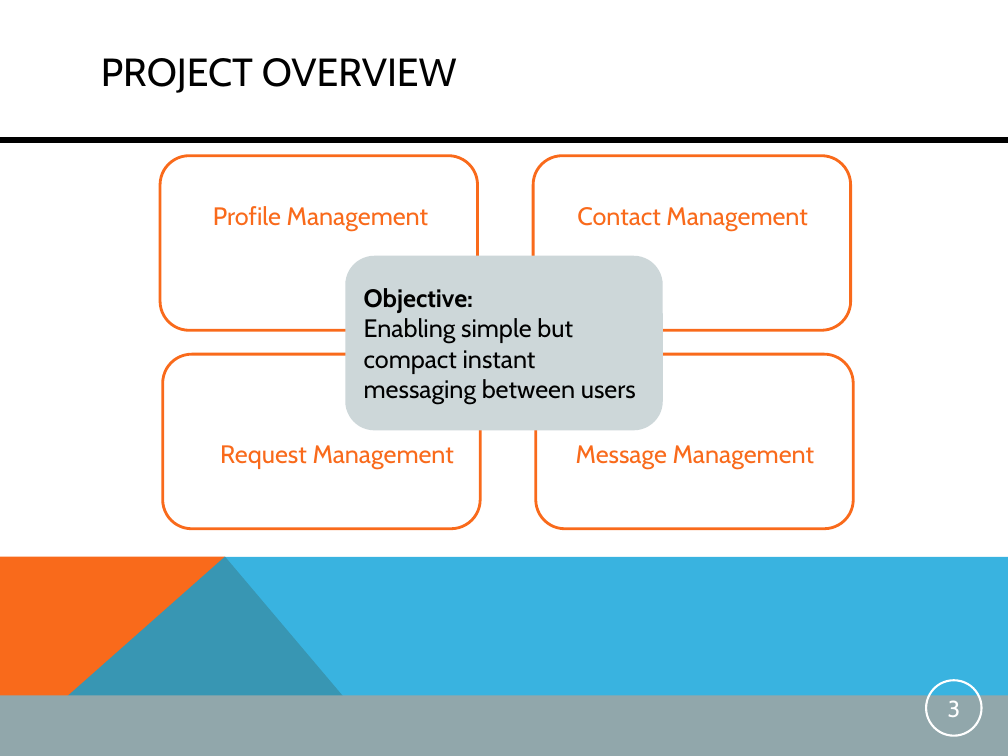
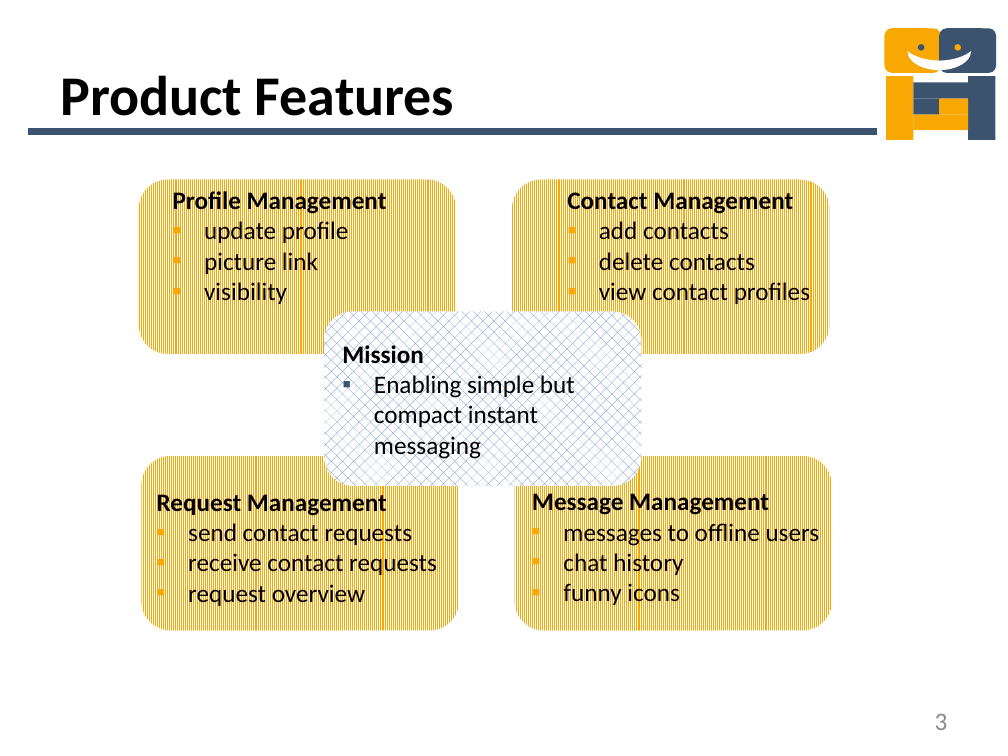
Before and after one commit to mdger/UGNM_Instantmessaging, a slide deck: slide 3 of UGNM_Instantmessaging/doc/PresentationIM.pptx. Drawn at 1008x756 pixels with LibreOffice and Linux fonts; fonts in the diff are those of the drawing. Boxes give left, top, right and bottom in pixels: in the first picture for what was removed or moved away, otherwise in the second. Text is boxed around its words. In the diff, an @@ line names an element or a change of style, - is before the commit and + after.

```diff
--- a/UGNM_Instantmessaging/doc/PresentationIM.pptx
+++ b/UGNM_Instantmessaging/doc/PresentationIM.pptx
@@ title removed at [101, 58, 457, 93] @@
-PROJECT OVERVIEW
@@ group added at [885, 28, 996, 139]: 6 rectangles, 2 rounded rectangles, 2 ellipses, 1 moon @@
@@ title added at [60, 75, 454, 116], 40 pt, text #000000, bold @@
+Product Features
@@ line moved from (0, 140) - (1008, 140) to (28, 132) - (877, 132) @@
@@ line (28, 132) - (877, 132): stroke #000000 4 pt to #3C536F 5 pt @@
@@ rounded rectangle: place and size @@
-rounded rectangle at [160, 156, 478, 331]
+rounded rectangle at [139, 179, 457, 354]
@@ text "Profile Management": place and size @@
-text "Profile Management" at [213, 206, 428, 232]
+text "Profile Management" at [173, 189, 387, 306]
@@ rounded rectangle: place and size @@
-rounded rectangle at [533, 156, 851, 331]
+rounded rectangle at [512, 179, 830, 354]
@@ text at [173, 189, 387, 216]: font Cabin to Calibri, text colour #F96A1B to #000000, bold on in "Profile Management" @@
@@ text added at [567, 189, 810, 306], 18 pt, text #000000 @@
+Contact Management
+▪ add contacts
+▪ delete contacts
+▪ view contact profiles
@@ text removed at [577, 207, 807, 231] @@
-Contact Management
@@ text at [204, 219, 348, 306]: paragraphs added @@
+▪ update profile
+▪ picture link
+▪ visibility
@@ rounded rectangle "Mission": place and size @@
-rounded rectangle "Mission" at [346, 256, 663, 430]
+rounded rectangle "Mission" at [324, 311, 641, 486]
@@ rounded rectangle "Mission" at [324, 311, 641, 486]: fill #CDD7D9 to pattern #4F81BD on #FFFFFF @@
@@ text in rounded rectangle at [342, 342, 575, 460]: text changed; font Cabin to Calibri @@
-Objective:
-Enabling simple but compact instant messaging between users
+Mission
+▪ Enabling simple but compact instant messaging
@@ text removed at [220, 445, 454, 469] @@
-Request Management
@@ text removed at [576, 445, 814, 469] @@
-Message Management
@@ fill #FFFFFF to pattern #F9A703 on #FFFFFF; outline #F96A1B 2 pt to none in 4 elements at [139, 179, 457, 354], [512, 179, 830, 354], [514, 456, 832, 630], [141, 456, 459, 630] @@
@@ rounded rectangle: place and size @@
-rounded rectangle at [162, 354, 480, 528]
+rounded rectangle at [141, 456, 459, 630]
@@ rounded rectangle: place and size @@
-rounded rectangle at [535, 354, 853, 528]
+rounded rectangle at [514, 456, 832, 630]
@@ text added at [157, 490, 437, 608], 18 pt, text #000000 @@
+Request Management
+▪ send contact requests
+▪ receive contact requests
+▪ request overview
@@ text added at [532, 490, 820, 608], 18 pt, text #000000 @@
+Message Management
+▪ messages to offline users
+▪ chat history
+▪ funny icons
@@ freeform shape removed at [0, 556, 394, 756] @@
@@ freeform shape removed at [0, 556, 1008, 756] @@
@@ rectangle removed at [0, 696, 1008, 756] @@
@@ page number: place and size @@
-page number at [926, 680, 982, 736]
+page number at [935, 714, 948, 730]
@@ page number at [935, 714, 948, 730]: size 16.5 to 18 pt, font Cabin to Calibri, text colour #FFFFFF to #8C8C8C; alignment centre to right; outline #FFFFFF 1.5 pt to none @@
```
Also in this commit, not shown: 5 other slides changed, 1 slide added, 1 slide removed, 1 other file.
